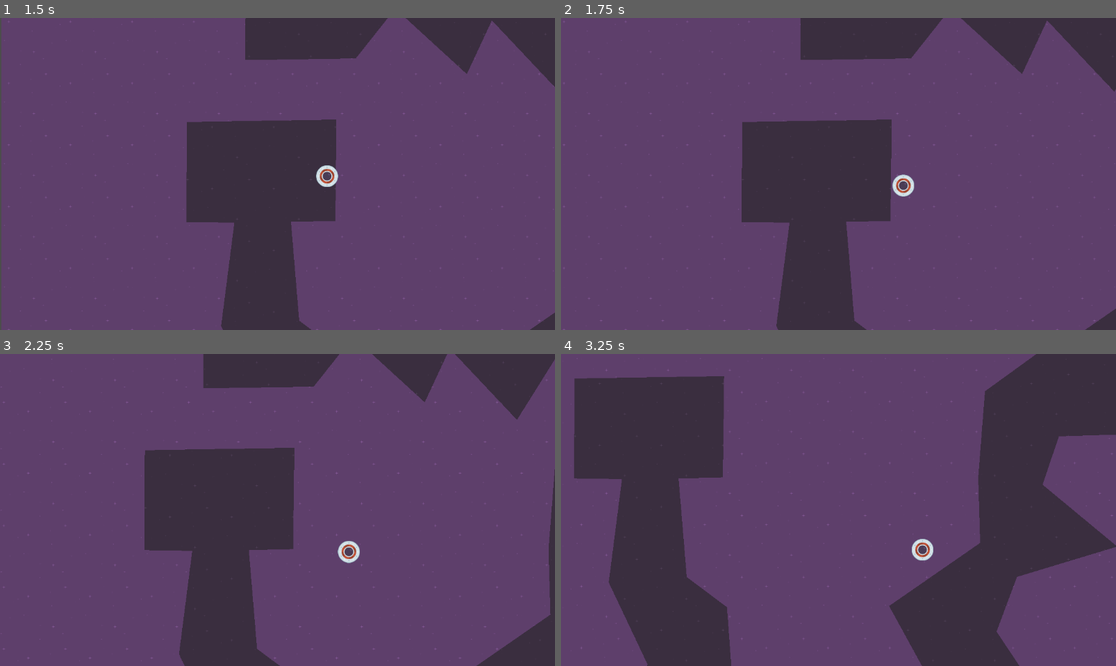
Above: before the commit, frames 1-4 (two rows, left to right).
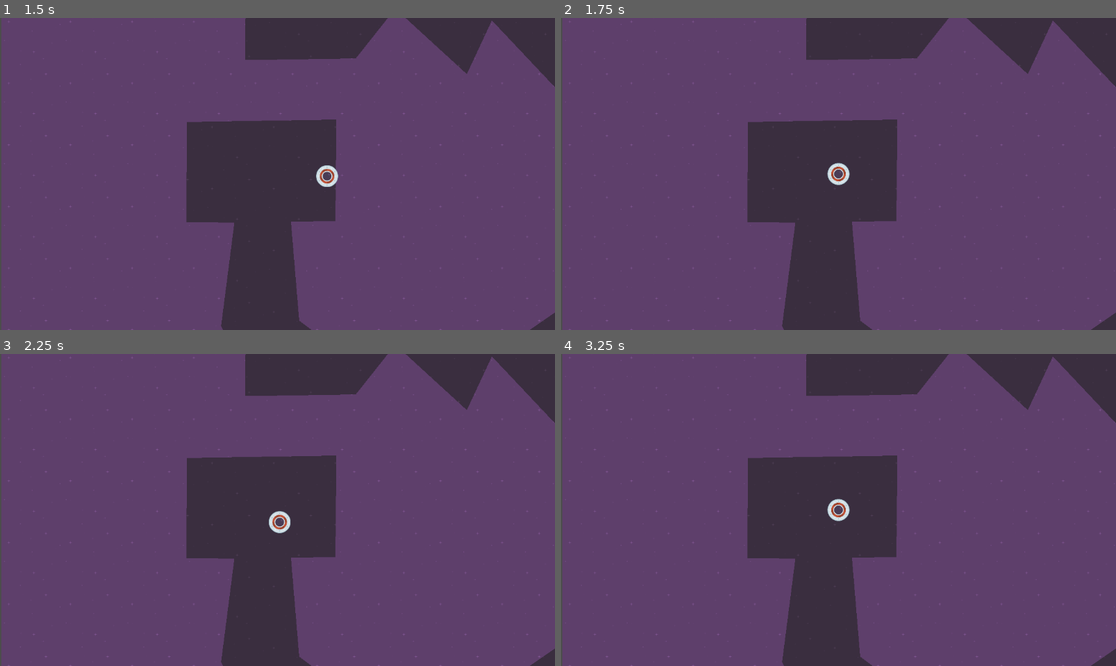
Above: after the commit, the same moments.

Repository: vslayer34/Speedy-Saucer
Game: Godot game, scene res://level_1.tscn
The game is run twice, just before and just after one commit, with the same random seed, the same clock (stepped at 60 frames per second) and the same inputs.
Inputs:
- Up to frame 1 (1.5 s): tap Enter at 0.5 s; hold Right (move_right) 0.53-1.28 s; hold Down (move_down) from 1.28 s (still down)
- Up to frame 2 (1.75 s): keep holding Down (move_down)
- Up to frame 3 (2.25 s): release Down (move_down) at 2.03 s; hold Right (move_right) from 2.03 s (still down)
- Up to frame 4 (3.25 s): release Right (move_right) at 2.78 s; hold Up (move_up) from 2.78 s (still down)

Frame 1 is identical in both runs. In frame 2, 3.0% of the frame differs, in the area x 0-100%, y 0-100%; in frame 3, 18%; in frame 4, 51%.

Commit message:
added restaring the game when the player exits the maze

Diff:
--- a/Scripts/level.gd
+++ b/Scripts/level.gd
@@ -1,8 +1,5 @@
 extends Node2D
 
 
-func _ready() -> void:
-	print_doubled(15)
-
-func print_doubled(param1: int) -> void:
-	print(param1 * 2)
+func _on_maze_body_exited(_body: Node2D) -> void:
+	get_tree().reload_current_scene()
--- a/level_1.tscn
+++ b/level_1.tscn
@@ -21,3 +21,5 @@
 position = Vector2(414, 326)
 
 [node name="Maze" parent="." instance=ExtResource("4_hcec2")]
+
+[connection signal="body_exited" from="Maze" to="." method="_on_maze_body_exited"]
--- a/player.tscn
+++ b/player.tscn
@@ -3,8 +3,8 @@
 [ext_resource type="Texture2D" uid="uid://bedtypl3limjb" path="res://Assets/ufoRed.png" id="1_hjrar"]
 [ext_resource type="Script" path="res://Scripts/player.gd" id="1_scv62"]
 
-[sub_resource type="CircleShape2D" id="CircleShape2D_oxsvk"]
-radius = 46.1736
+[sub_resource type="CircleShape2D" id="CircleShape2D_qfqgx"]
+radius = 45.0
 
 [node name="Player" type="RigidBody2D"]
 gravity_scale = 0.0
@@ -14,7 +14,7 @@
 texture = ExtResource("1_hjrar")
 
 [node name="CollisionShape2D" type="CollisionShape2D" parent="."]
-shape = SubResource("CircleShape2D_oxsvk")
+shape = SubResource("CircleShape2D_qfqgx")
 
 [node name="Camera2D" type="Camera2D" parent="."]
 zoom = Vector2(0.5, 0.5)
--- a/project.godot
+++ b/project.godot
@@ -26,7 +26,7 @@
 move_left={
 "deadzone": 0.5,
 "events": [Object(InputEventKey,"resource_local_to_scene":false,"resource_name":"","device":-1,"window_id":0,"alt_press …(182 unchanged characters)…
-, Object(InputEventKey,"resource_local_to_scene":false,"resource_name":"","device":-1,"window_id":0,"alt_pressed":false,"shift_pressed":false,"ctrl_pressed":false,"meta_pressed":false,"pressed":false,"keycode":0,"physical_keycode":68,"key_label":0,"unicode":100,"echo":false,"script":null)
+, Object(InputEventKey,"resource_local_to_scene":false,"resource_name":"","device":-1,"window_id":0,"alt_pressed":false,"shift_pressed":false,"ctrl_pressed":false,"meta_pressed":false,"pressed":false,"keycode":0,"physical_keycode":65,"key_label":0,"unicode":97,"echo":false,"script":null)
 ]
 }
 move_up={
